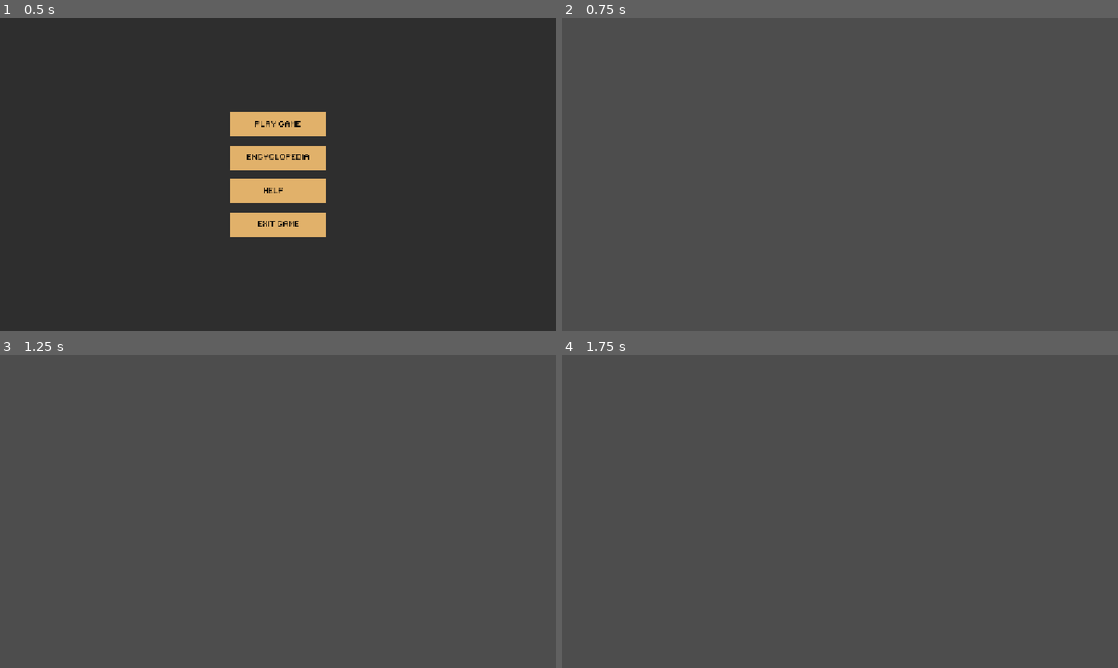
Above: before the commit, frames 1-4 (two rows, left to right).
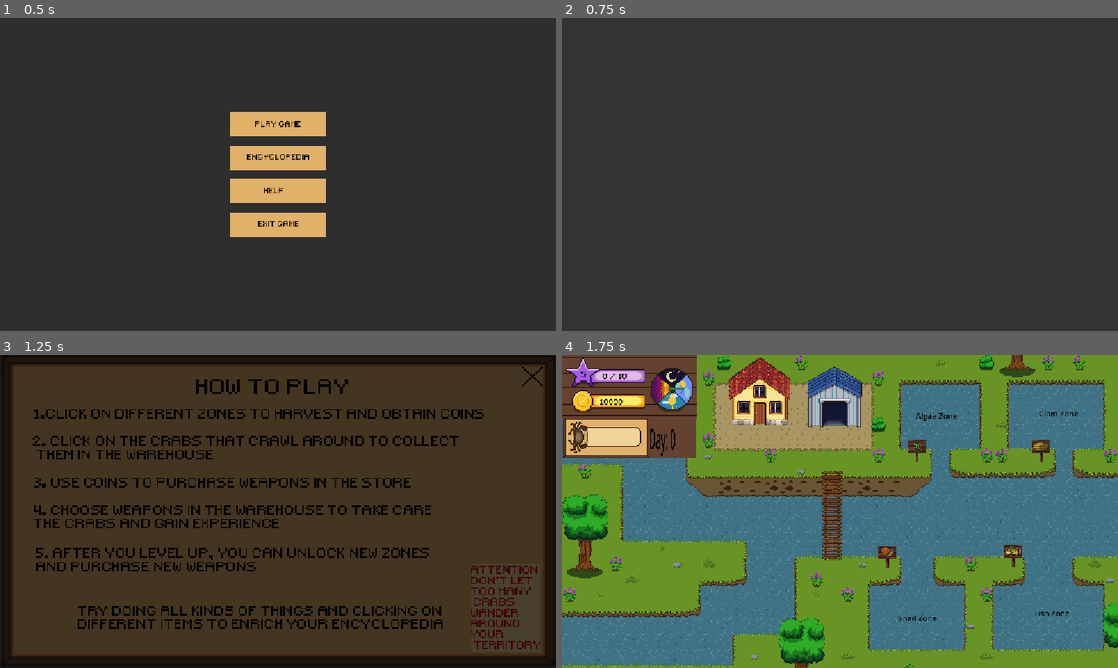
Above: after the commit, the same moments.

Repository: Fraper11/Mitten-Mayhem
Game: Godot game, scene res://Scenes/main_menu.tscn
The game is run twice, just before and just after one commit, with the same random seed, the same clock (stepped at 60 frames per second) and the same inputs. Video files are missing from this copy of the repository; at most half a second of black plays in their place. Sound files missing from this copy of the repository are replaced by a short silence.
Inputs (mouse positions are in pixels of both pictures, inside the frame that each line leads up to):
- Up to frame 1 (0.5 s): no input
- Up to frame 2 (0.75 s): click (840, 190) at 0.5 s
- Up to frame 3 (1.25 s): no input
- Up to frame 4 (1.75 s): click (1095, 376) at 1.27 s

Frame 1 is identical in both runs. In frame 2, 100% of the frame differs, in the area x 0-100%, y 0-100%; in frame 3, 100%; in frame 4, 100%.

Commit message:
tutorial
push a tutorial

Diff:
--- /dev/null
+++ b/Scenes/Tutorial.tscn
@@ -0,0 +1,113 @@
+[gd_scene load_steps=8 format=3 uid="uid://tfbglka38yix"]
+
+[ext_resource type="Script" uid="uid://chtmn22fpdl6l" path="res://Scenes/tutorialreturn.gd" id="1_7bloo"]
+[ext_resource type="Texture2D" uid="uid://cafb15qsmafr8" path="res://Assets/tutorial01.png" id="1_wduq8"]
+[ext_resource type="Texture2D" uid="uid://ch361jaqkqjba" path="res://Assets/Icons/x03.png" id="2_2o727"]
+[ext_resource type="FontFile" uid="uid://lunpbpkmib3c" path="res://Assets/Fonts/small_pixel.ttf" id="3_uo1fs"]
+
+[sub_resource type="LabelSettings" id="LabelSettings_7bloo"]
+font = ExtResource("3_uo1fs")
+font_size = 200
+font_color = Color(0.0045364476, 0.004536448, 0.0045364476, 1)
+
+[sub_resource type="LabelSettings" id="LabelSettings_uo1fs"]
+font = ExtResource("3_uo1fs")
+font_size = 125
+font_color = Color(3.6161753e-05, 0.0013174457, 0.0035881836, 1)
+
+[sub_resource type="LabelSettings" id="LabelSettings_rlm2d"]
+font = ExtResource("3_uo1fs")
+font_size = 100
+font_color = Color(0.83, 0.024899976, 0.024899976, 1)
+
+[node name="Tutorial" type="Node2D"]
+script = ExtResource("1_7bloo")
+
+[node name="Tutorial01" type="Sprite2D" parent="."]
+position = Vector2(576.75, 322.5)
+scale = Vector2(0.2293, 0.21366668)
+texture = ExtResource("1_wduq8")
+
+[node name="Button" type="Button" parent="Tutorial01"]
+offset_left = 2190.3618
+offset_top = -1406.3962
+offset_right = 2417.1396
+offset_bottom = -1195.7878
+icon = ExtResource("2_2o727")
+flat = true
+expand_icon = true
+
+[node name="Label" type="Label" parent="Tutorial01"]
+offset_left = -744.6577
+offset_top = -1303.4321
+offset_right = 655.3423
+offset_bottom = -1103.4321
+text = "HOW TO PLAY"
+label_settings = SubResource("LabelSettings_7bloo")
+
+[node name="Label2" type="Label" parent="Tutorial01"]
+offset_left = -2205.6257
+offset_top = -1003.9001
+offset_right = 1937.4187
+offset_bottom = -797.97186
+text = "1.Click on different zones to harvest and obtain coins"
+label_settings = SubResource("LabelSettings_uo1fs")
+
+[node name="Label3" type="Label" parent="Tutorial01"]
+offset_left = -2214.348
+offset_top = -737.12946
+offset_right = 1649.5862
+offset_bottom = -432.9173
+text = "2. Click on the crabs that crawl around to collect
+ them in the warehouse"
+label_settings = SubResource("LabelSettings_uo1fs")
+
+[node name="Label4" type="Label" parent="Tutorial01"]
+offset_left = -2209.9868
+offset_top = -334.63336
+offset_right = 1605.9749
+offset_bottom = -30.421204
+text = "3. Use coins to purchase weapons in the store"
+label_settings = SubResource("LabelSettings_uo1fs")
+
+[node name="Label5" type="Label" parent="Tutorial01"]
+offset_left = -2209.9868
+offset_top = -67.86272
+offset_right = 1614.6973
+offset_bottom = 226.98909
+text = "4. Choose weapons in the warehouse to take care
+the crabs and gain experience"
+label_settings = SubResource("LabelSettings_uo1fs")
+
+[node name="Label6" type="Label" parent="Tutorial01"]
+offset_left = -2188.1814
+offset_top = 348.67395
+offset_right = 1636.5027
+offset_bottom = 643.5258
+text = "5. After you level up, you can unlock new zones
+and purchase new weapons"
+label_settings = SubResource("LabelSettings_uo1fs")
+
+[node name="Label7" type="Label" parent="Tutorial01"]
+offset_left = -1813.1268
+offset_top = 905.6162
+offset_right = 1562.3639
+offset_bottom = 1200.468
+text = "Try doing all kinds of things and clicking on
+different items to enrich your encyclopedia"
+label_settings = SubResource("LabelSettings_uo1fs")
+
+[node name="Label8" type="Label" parent="Tutorial01"]
+offset_left = 1741.169
+offset_top = 521.8409
+offset_right = 2395.334
+offset_bottom = 1415.7566
+text = "Attention
+Don't let
+too many
+ crabs
+wander
+around
+your
+ territory"
+label_settings = SubResource("LabelSettings_rlm2d")
--- /dev/null
+++ b/Scenes/tutorialreturn.gd
@@ -0,0 +1,4 @@
+extends Node2D
+
+func _ready() -> void:
+	$Tutorial01/Button.pressed.connect(SceneLoader.load_previous_scene)
--- a/Scripts/main_menu.gd
+++ b/Scripts/main_menu.gd
@@ -25,7 +25,7 @@
 func _on_help_pressed() -> void:
 	print("PRESSED")
 	self.visible = false
-	#SceneLoader.load_scene(SceneStorage.scenes["HELP"])
+	SceneLoader.load_scene(SceneStorage.SceneID.TUTORIAL)
 	pass # Replace with function body.
 
 
--- a/Scripts/sceneStorage.gd
+++ b/Scripts/sceneStorage.gd
@@ -3,7 +3,7 @@
 @onready var current_scene_id: SceneID = SceneID.MAP
 
 
-enum SceneID {MAIN,HOUSE, DEPOSIT, WEAPONSTORAGE, WEAPONSTORE, ENCYCLOPEDIA, MAP,TORTURE,WIN,GAMEOVER,INTRO,LOADING,MAINMENU, NOTHING}
+enum SceneID {MAIN,HOUSE, DEPOSIT, WEAPONSTORAGE, WEAPONSTORE, ENCYCLOPEDIA, MAP,TORTURE,WIN,GAMEOVER,INTRO,LOADING,MAINMENU, TUTORIAL, NOTHING}
 # PackedScene references
 var scenes = {
 	SceneID.MAIN : preload("res://Scenes/MainLevel.tscn"),
@@ -19,6 +19,7 @@
 	SceneID.INTRO: preload("res://Scenes/intro_video.tscn"),
 	SceneID.LOADING: preload("res://Scenes/loading.tscn"),
 	SceneID.MAINMENU: preload("res://Scenes/main_menu.tscn"),
+	SceneID.TUTORIAL: preload("res://Scenes/Tutorial.tscn"),
 	SceneID.NOTHING: null
 }
 
Not shown, added: Assets/Icons/quit button.PNG.import
Not shown, added: Assets/Icons/start button.PNG.import
Not shown, added: Assets/Start menu.PNG.import
Not shown, added: Scenes/tutorialreturn.gd.uid
